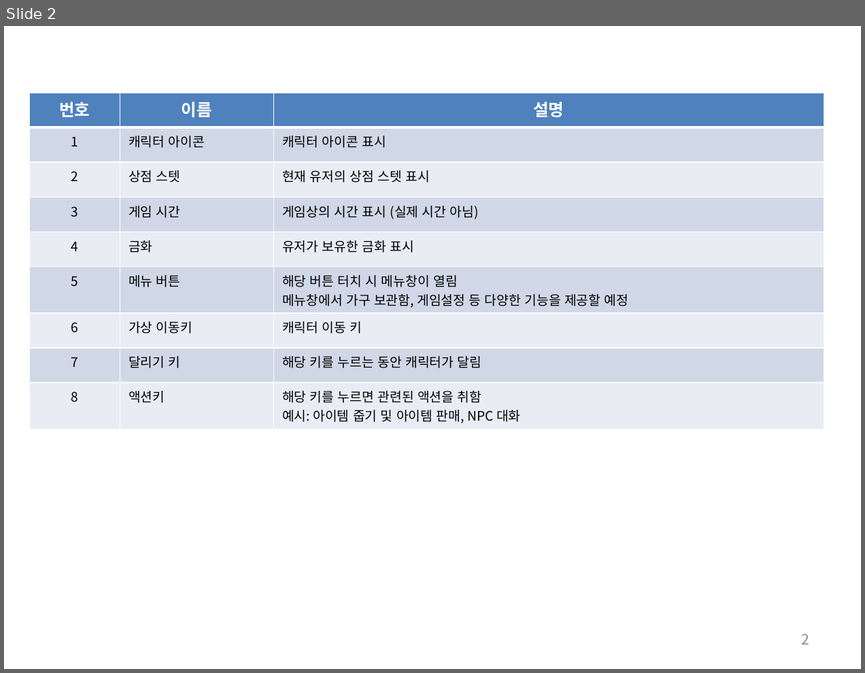
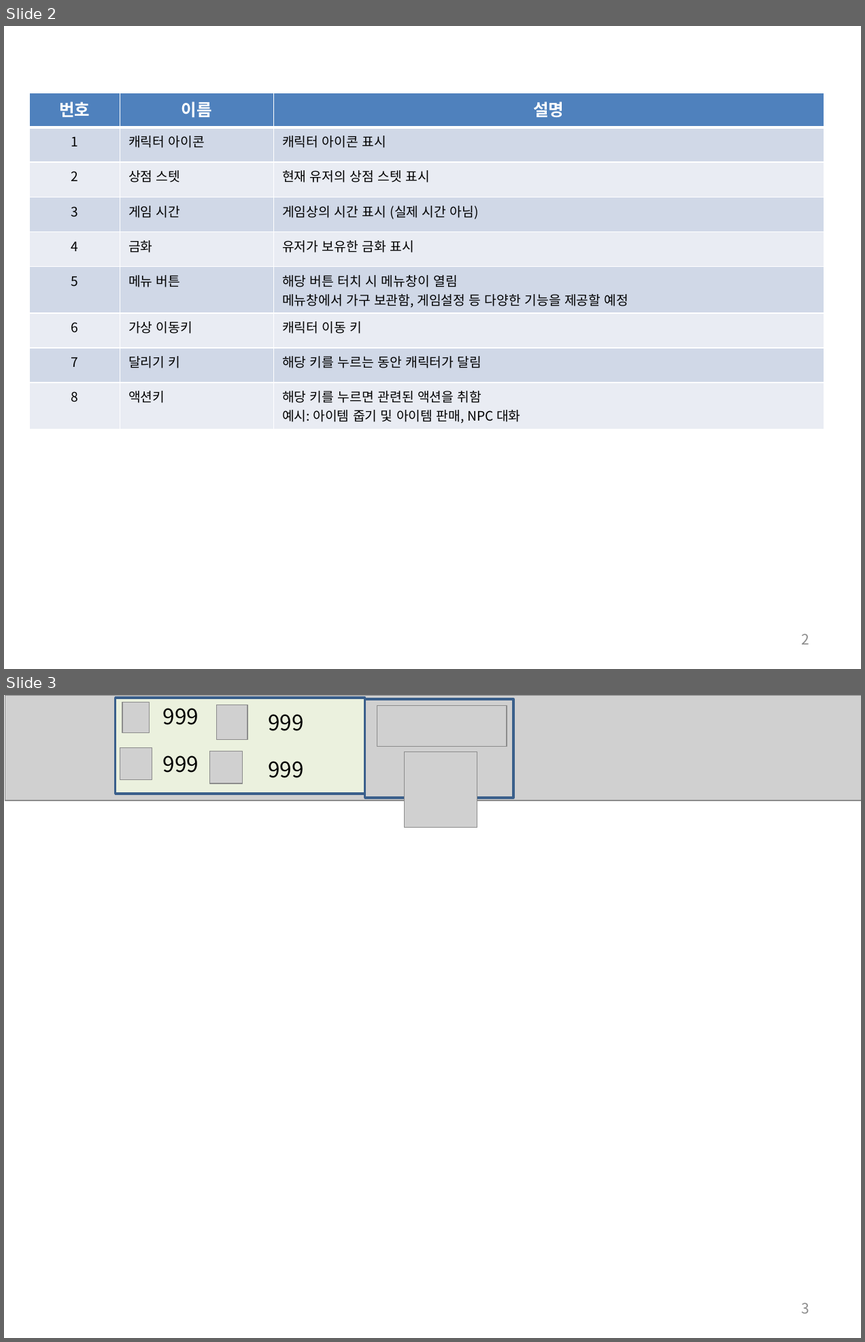
Before and after one commit to sunkess/test1, a slide deck: 기획/마녀 UI 기획.pptx. Shown one above the other, each under a label of ours: slide 2 before the commit, slides 2 and 3 after it. The pictures are 865x673 and 865x1342 pixels, drawn with LibreOffice and Linux fonts; fonts in the diff are those of the drawing; grey boxes stand for pictures; background and template pictures are left out. Boxes give left, top, right and bottom in pixels: in the first picture for what was removed or moved away, otherwise in the second. Text is boxed around its words. In the diff, an @@ line names an element or a change of style, - is before the commit and + after.

```diff
--- a/기획/마녀 UI 기획.pptx
+++ b/기획/마녀 UI 기획.pptx
@@ slide 3 added at [4, 695, 861, 1338], background picture (left out) @@
@@ picture added at [5, 695, 861, 800] @@
@@ rectangle added at [116, 698, 364, 794], fill #EBF1DE, outline #3A5F8C 2 pt @@
@@ picture added at [122, 702, 149, 732] @@
@@ text added at [163, 708, 198, 725], 18 pt, text #000000 @@
+999
@@ picture added at [216, 705, 247, 740] @@
@@ text added at [268, 714, 303, 731], 18 pt, text #000000 @@
+999
@@ rectangle added at [364, 699, 513, 798], outline #3A5F8C 2 pt @@
@@ picture added at [377, 706, 507, 747] @@
@@ picture added at [120, 748, 152, 780] @@
@@ text added at [163, 756, 198, 773], 18 pt, text #000000 @@
+999
@@ picture added at [209, 751, 242, 783] @@
@@ picture added at [404, 752, 477, 828] @@
@@ text added at [268, 761, 303, 778], 18 pt, text #000000 @@
+999
@@ page number added at [802, 1302, 810, 1313], 12 pt, text #8C8C8C @@
+3
```
Also in this commit, not shown: 2 other slides added, 1 other file.
